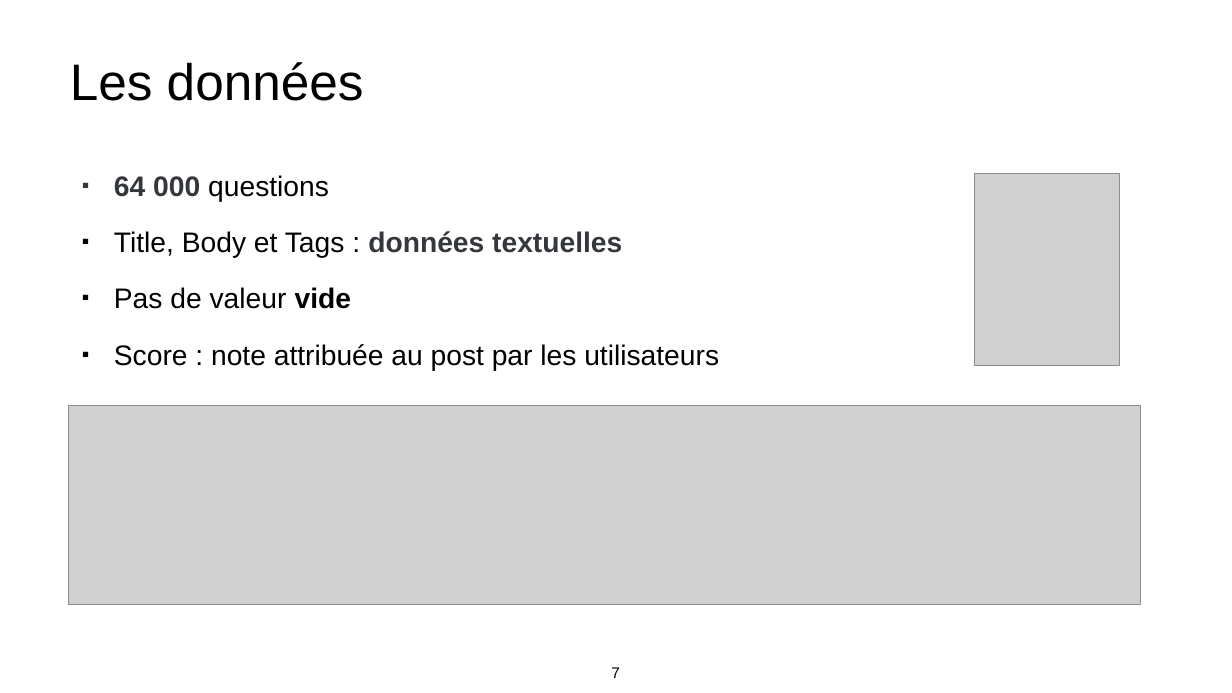
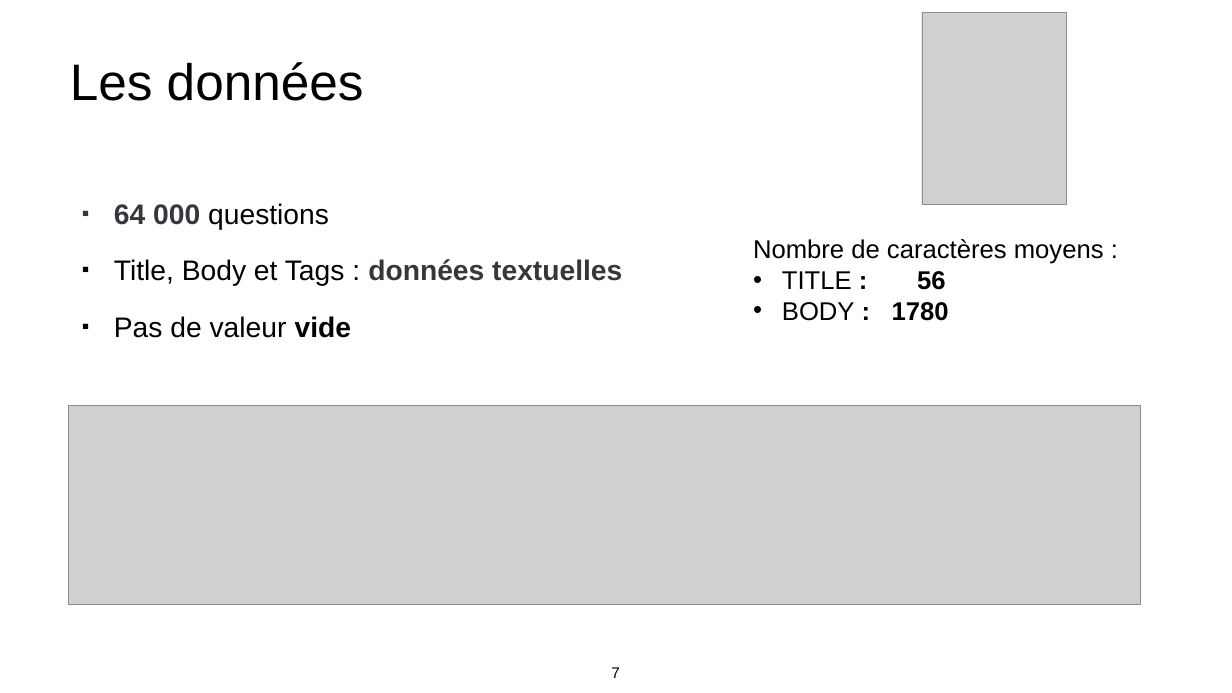
Before and after one commit to makboulhoussen/projet6, a slide deck: slide 7 of rapport/DS-Projet6-AzimM.pptx. Drawn at 1232x693 pixels with LibreOffice and Linux fonts; fonts in the diff are those of the drawing; grey boxes stand for pictures. Boxes give left, top, right and bottom in pixels: in the first picture for what was removed or moved away, otherwise in the second. Text is boxed around its words. In the diff, an @@ line names an element or a change of style, - is before the commit and + after.

```diff
--- a/rapport/DS-Projet6-AzimM.pptx
+++ b/rapport/DS-Projet6-AzimM.pptx
@@ picture: place and size @@
-picture at (974, 173, 1119, 365)
+picture at (922, 12, 1067, 204)
@@ text added at (753, 239, 1104, 321), 40 pt, text #000000 @@
+Nombre de caractères moyens :
+• TITLE : 56
+• BODY : 1780
@@ text at (114, 344, 719, 371): paragraph removed @@
-▪ Score : note attribuée au post par les utilisateurs
```
Also in this commit, not shown: 5 other slides changed, 1 slide added, 1 other file.
